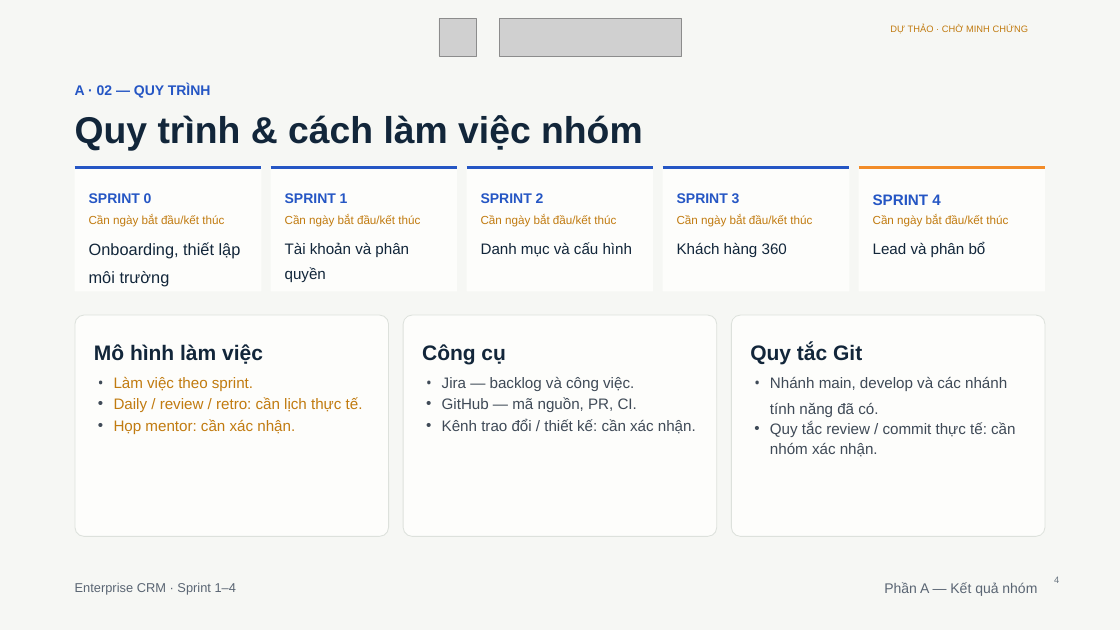
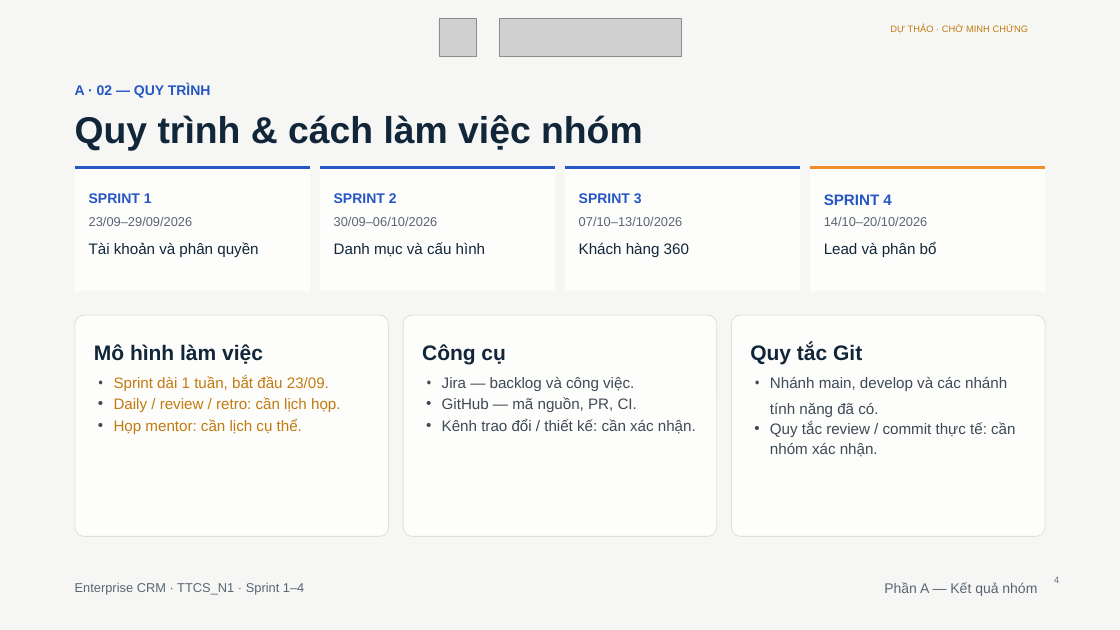
Before and after one commit to QuangDung1708/TTCS_N1, a slide deck: slide 4 of theo-template/Enterprise_CRM_Theo_Template_Du_thao.pptx. Drawn at 1120x630 pixels with LibreOffice and Linux fonts; fonts in the diff are those of the drawing; grey boxes stand for pictures. Boxes give left, top, right and bottom in pixels: in the first picture for what was removed or moved away, otherwise in the second. Text is boxed around its words. In the diff, an @@ line names an element or a change of style, - is before the commit and + after.

Commit message:
Cap nhat thong tin TTCS_N1 mentor lich Sprint 1-4 va lien ket Jira da xac nhan

```diff
--- a/theo-template/Enterprise_CRM_Theo_Template_Du_thao.pptx
+++ b/theo-template/Enterprise_CRM_Theo_Template_Du_thao.pptx
@@ rectangle: place and size @@
-rectangle at (271,166,457,292)
+rectangle at (75,166,311,292)
@@ line moved from (271, 167) - (457, 167) to (75, 167) - (310, 167) @@
@@ rectangle removed at (75,166,261,292) @@
@@ rectangle: place and size @@
-rectangle at (467,166,654,292)
+rectangle at (320,166,556,292)
@@ line moved from (467, 167) - (654, 167) to (320, 167) - (555, 167) @@
@@ rectangle: place and size @@
-rectangle at (663,166,849,292)
+rectangle at (565,166,801,292)
@@ line moved from (663, 167) - (849, 167) to (565, 167) - (801, 167) @@
@@ rectangle: place and size @@
-rectangle at (859,166,1045,292)
+rectangle at (810,166,1046,292)
@@ line moved from (859, 167) - (1045, 167) to (810, 167) - (1046, 167) @@
@@ text "SPRINT 1": place and size @@
-text "SPRINT 1" at (285,193,348,203)
+text "SPRINT 1" at (89,193,152,203)
@@ text removed at (89,193,152,203) @@
-SPRINT 0
@@ text "SPRINT 2": place and size @@
-text "SPRINT 2" at (481,193,544,203)
+text "SPRINT 2" at (334,193,397,203)
@@ text "SPRINT 3": place and size @@
-text "SPRINT 3" at (677,193,740,203)
+text "SPRINT 3" at (579,193,642,203)
@@ text "SPRINT 4": place and size @@
-text "SPRINT 4" at (873,194,940,205)
+text "SPRINT 4" at (824,194,891,205)
@@ text "Tài khoản và phân quyền" rewrapped from (285,242,409,282) to (89,242,258,257) @@
@@ text at (89,217,193,226): text changed; size 10 to 11 pt; text colour #C17B10 to #5A6573 @@
-Cần ngày bắt đầu/kết thúc
+23/09–29/09/2026
@@ text removed at (89,215,224,227) @@
-Cần ngày bắt đầu/kết thúc
@@ text "Danh mục và cấu hình": place and size @@
-text "Danh mục và cấu hình" at (481,242,632,257)
+text "Danh mục và cấu hình" at (334,242,485,257)
@@ text at (334,217,438,226): text changed; size 10 to 11 pt; text colour #C17B10 to #5A6573 @@
-Cần ngày bắt đầu/kết thúc
+30/09–06/10/2026
@@ text "Khách hàng 360": place and size @@
-text "Khách hàng 360" at (677,242,787,257)
+text "Khách hàng 360" at (579,242,689,257)
@@ text at (579,217,683,226): text changed; size 10 to 11 pt; text colour #C17B10 to #5A6573 @@
-Cần ngày bắt đầu/kết thúc
+07/10–13/10/2026
@@ text "Lead và phân bổ": place and size @@
-text "Lead và phân bổ" at (873,241,986,257)
+text "Lead và phân bổ" at (824,241,937,257)
@@ text at (824,217,928,226): text changed; size 10 to 11 pt; text colour #C17B10 to #5A6573 @@
-Cần ngày bắt đầu/kết thúc
+14/10–20/10/2026
@@ text removed at (89,242,241,287) @@
-Onboarding, thiết lập môi trường
@@ text at (114,376,340,434): text changed @@
-• Làm việc theo sprint.
-• Daily / review / retro: cần lịch thực tế.
-• Họp mentor: cần xác nhận.
+• Sprint dài 1 tuần, bắt đầu 23/09.
+• Daily / review / retro: cần lịch họp.
+• Họp mentor: cần lịch cụ thể.
@@ text at (75,583,304,594): text changed @@
-Enterprise CRM · Sprint 1–4
+Enterprise CRM · TTCS_N1 · Sprint 1–4
```
Also in this commit, not shown: 23 other slides changed, 7 other files.
